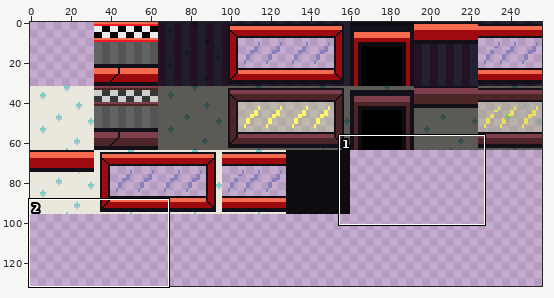
A sprite sheet gets an edit: sprites/spr_tileSet_walls_01/layers/b0a8098e-d8ae-4bde-aa63-c4f4fda29d82/8a9ca7cb-950a-4393-9450-180144e5ba3d.png. Above, an overview of the earlier version with the close-up marked.
Close-up. As it was:
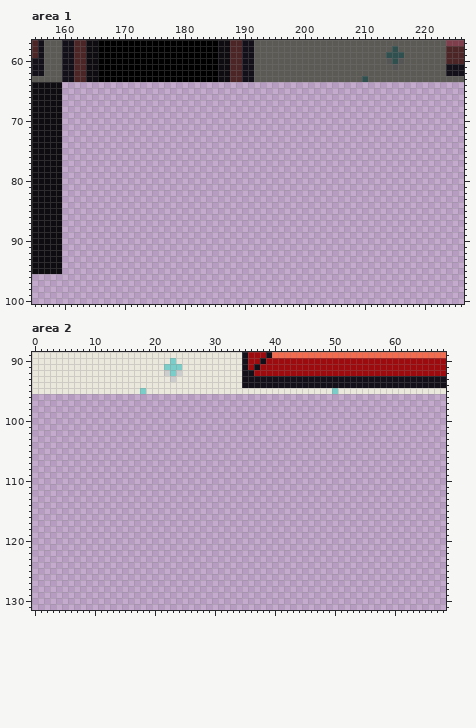
The file is 256x256 pixels. Colours within 5 levels of each other are drawn and written as one. Shown: area 1: x 155..226, y 57..100; area 2: x 0..68, y 89..131. The wide view leaves out empty margins. The commit also changed other parts of the picture, which this record leaves out.
Once edited:
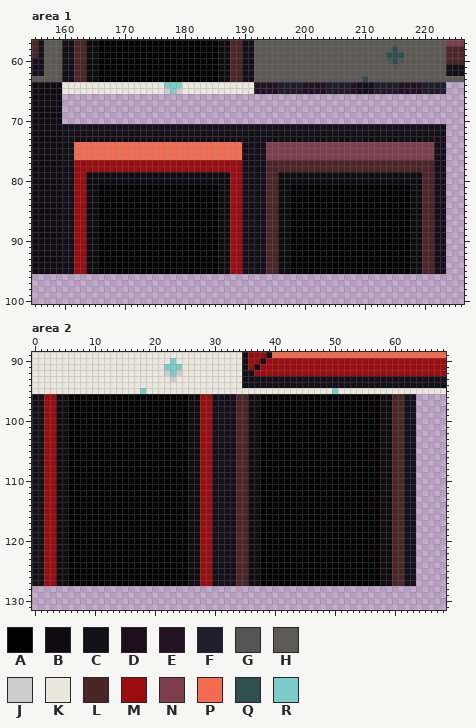
Palette (. is transparent): A #000000  B #0f0c11  C #131019  D #1c0f1b  E #231322  F #201d2c  G #555555  H #5b5a55  J #cdcdcd  K #eae8dc  L #4c2527  M #9e0b0f  N #7f3e4c  P #f36c4f  Q #2f504e  R #7acdc8
Difference:
Area 1:
y 64: x 160..223 ................................................................ -> KKKKKKKKKKKKKKKKKRRRKKKKKKKKKKKKEEEEFFFFEEEEFFFFECCCFFFFEEEEFFFF
y 65: x 160..223 ................................................................ -> KKKKKKKKKKKKKKKKKJRJKKKKKKKKKKKKEEEEFFFFEEEEFFFFEDCDFFFFEEEEFFFF
y 71..73: x 160..223 ................................................................ -> CCCCCCCCCCCCCCCCCCCCCCCCCCCCCCCCCCCCCCCCCCCCCCCCCCCCCCCCCCCCCCCC
y 74..76: x 160..223 ................................................................ -> CCPPPPPPPPPPPPPPPPPPPPPPPPPPPPCCCCNNNNNNNNNNNNNNNNNNNNNNNNNNNNCC
y 77..78: x 160..223 ................................................................ -> CCMMMMMMMMMMMMMMMMMMMMMMMMMMMMCCCCLLLLLLLLLLLLLLLLLLLLLLLLLLLLCC
y 79..80: x 160..223 ................................................................ -> CCMMBBBBBBBBBBBBBBBBBBBBBBBBMMCCCCLLBBBBBBBBBBBBBBBBBBBBBBBBLLCC
y 81..95: x 160..223 ................................................................ -> CCMMBBAAAAAAAAAAAAAAAAAAAABBMMCCCCLLBBAAAAAAAAAAAAAAAAAAAABBLLCC
Area 2:
y 96..127: x 0..63 ................................................................ -> CCMMBBAAAAAAAAAAAAAAAAAAAABBMMCCCCLLBBAAAAAAAAAAAAAAAAAAAABBLLCC
Pixel boxes of the changes (left, top, right, bottom) in both close-ups:
added: (62, 82, 446, 94)
added: (62, 124, 446, 274)
added: (32, 394, 416, 586)
